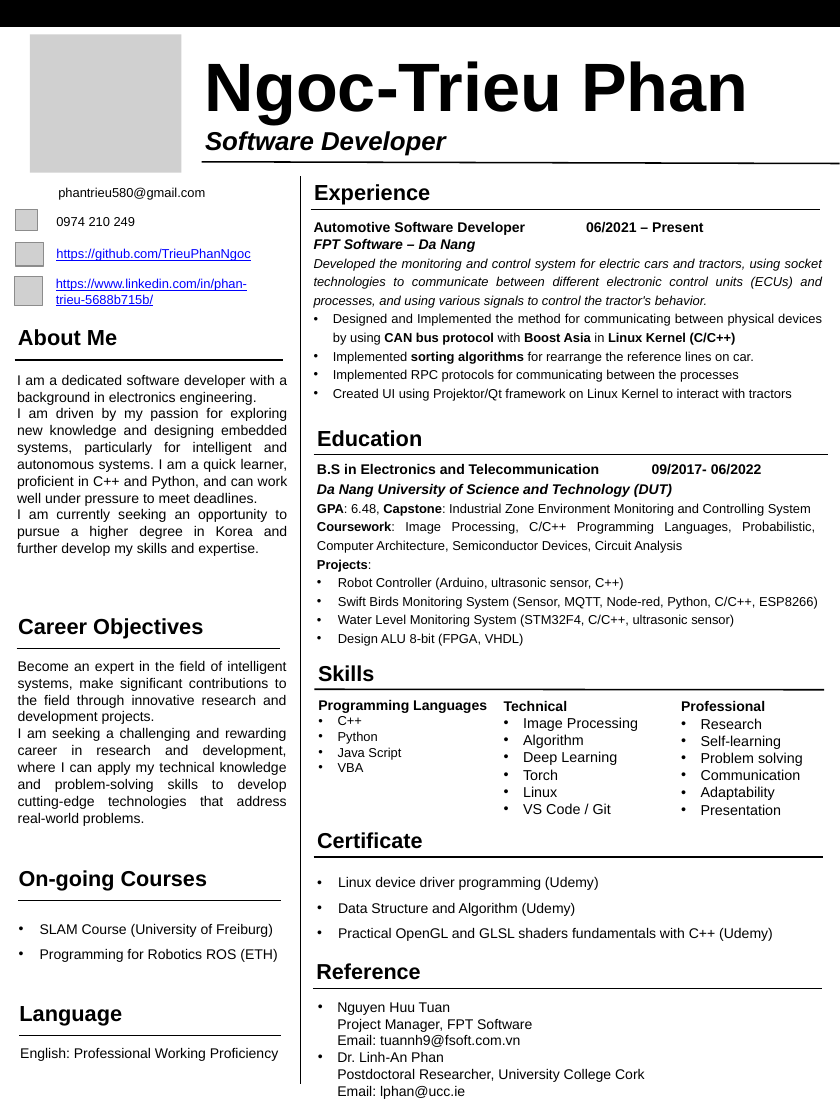
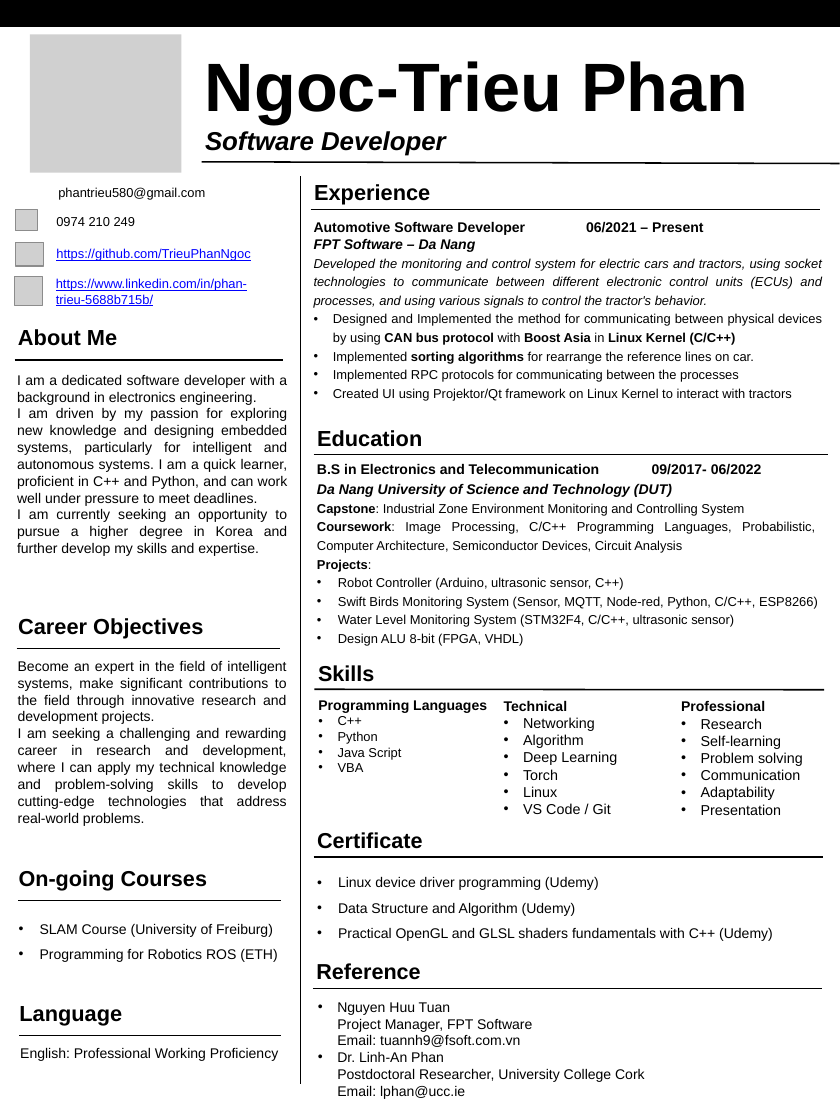
Before and after one commit to TrieuPhanNgoc/_docs_sources, a slide deck: slide 1 of _self/_for_studying/_lab_applying/_ICS_UNIVER/_cv_for_study_updated - Copy.pptx. Drawn at 840x1120 pixels with LibreOffice and Linux fonts; fonts in the diff are those of the drawing; grey boxes stand for pictures; background and template pictures are left out. Boxes give left, top, right and bottom in pixels: in the first picture for what was removed or moved away, otherwise in the second. Text is boxed around its words. In the diff, an @@ line names an element or a change of style, - is before the commit and + after.

```diff
--- a/_self/_for_studying/_lab_applying/_ICS_UNIVER/_cv_for_study_updated - Copy.pptx
+++ b/_self/_for_studying/_lab_applying/_ICS_UNIVER/_cv_for_study_updated - Copy.pptx
@@ text at [317, 503, 744, 516]: text changed @@
-GPA: 6.48, Capstone: Industrial Zone Environment Monitoring and Controlling System
+Capstone: Industrial Zone Environment Monitoring and Controlling System
@@ text at [523, 717, 595, 731]: text changed @@
-  • Image Processing
+  • Networking
```
Also in this commit, not shown: 15 other files.
